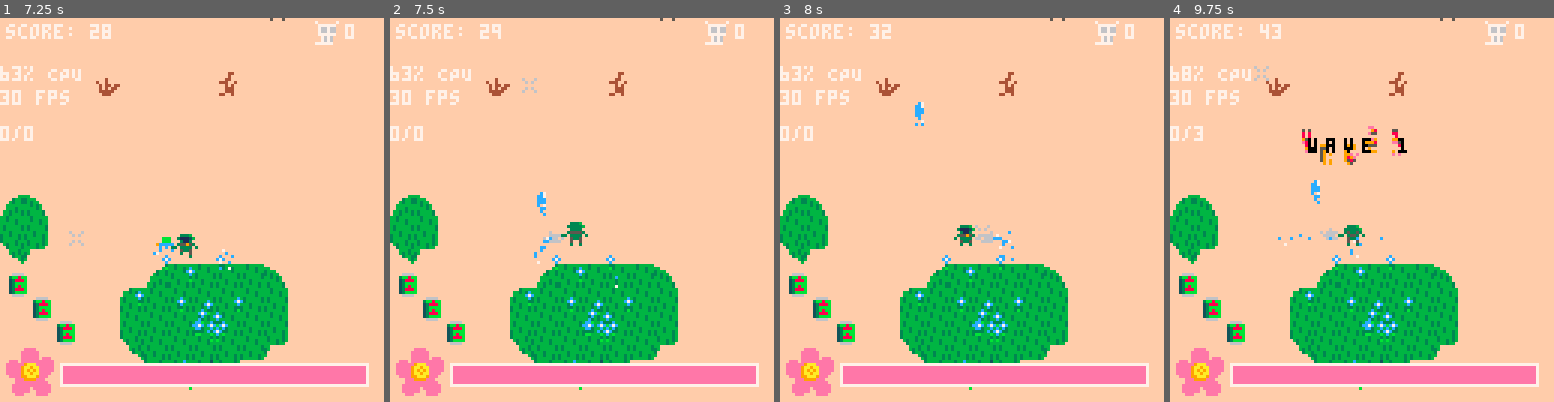
Above: before the commit, frames 1-4 (left to right).
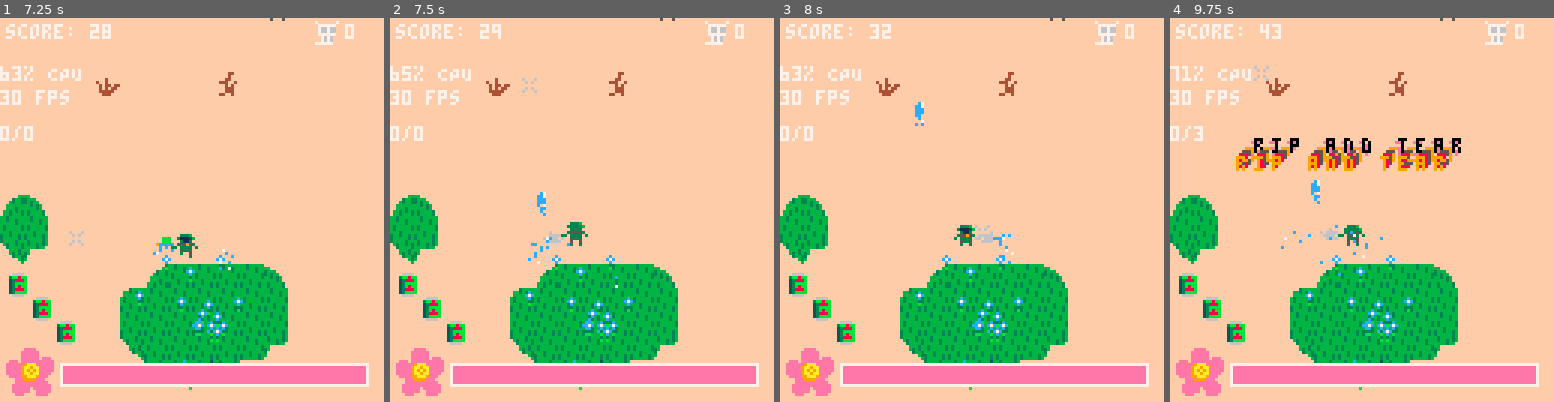
Above: after the commit, the same moments.

Repository: samboyer/ld46
Game: PICO-8 cartridge ld46.p8
The game is run twice, just before and just after one commit, with the same random seed, the same clock (stepped at 60 frames per second) and the same inputs.
Inputs (mouse positions are in pixels of both pictures, inside the frame that each line leads up to):
- Up to frame 1 (7.25 s): tap X (X key) at 0.33, 1.07, 1.85, 2.97, 4.08, 5.2, 6.32 s; click (280, 121) at 0.67 s; tap O (Z key) at 0.7, 1.7, 2.1, 2.5, 2.9, 3.3, 3.7, 4.1, 4.5, 4.9, 5.3, 5.7, 6.1, 6.5, 6.9 s; click (46, 267) at 1.22 s; hold Right 1.6-2.1 s; click (107, 114) at 1.77 s; hold Up 2.15-2.42 s; click (172, 259) at 2.32 s; hold Right 2.47-3.03 s; click (234, 106) at 2.87 s; hold Left 3.08-3.58 s; click (295, 256) at 3.42 s; hold Down 3.63-3.97 s; click (61, 102) at 3.97 s; hold Right 4.02-4.68 s; click (122, 248) at 4.52 s; hold Up 4.73-5.03 s; click (184, 94) at 5.07 s; hold Left 5.08-5.68 s; click (249, 244) at 5.62 s; hold Down 5.73-6.03 s; hold Right 6.08-6.58 s; click (311, 90) at 6.17 s; hold Right 6.63-7.13 s; click (76, 236) at 6.72 s; hold Up from 7.18 s (still down)
- Up to frame 2 (7.5 s): click (528, 83) at 7.27 s; tap O (Z key) at 7.3 s; tap X (X key) at 7.43 s; release Up at 7.45 s
- Up to frame 3 (8 s): hold Right from 7.5 s (still down); tap O (Z key) at 7.7 s; click (979, 229) at 7.82 s
- Up to frame 4 (9.75 s): release Right at 8.07 s; tap O (Z key) every 0.4 s from 8.1 to 9.7 s; hold Left 8.12-8.62 s; click (1434, 79) at 8.37 s; tap X (X key) at 8.55, 9.67 s; hold Down 8.67-9 s; click (1496, 225) at 8.92 s; hold Right 9.05-9.72 s; click (1258, 71) at 9.47 s

Frame 1 is identical in both runs. In frame 2, less than 0.1% of the frame differs, in the area x 3-47%, y 13-64%; in frame 3, 0.1%; in frame 4, 3.1%, in the area x 0-76%, y 12-68%.

Commit message:
powerup particles, restart button delay

Diff:
--- a/ld46.p8
+++ b/ld46.p8
@@ -129,12 +129,12 @@
   make_particle(axis((weapontipx - screenx)/127, _vx), axis((weapontipy - screeny)/127, _vy, 0.0003), {0, 24}, axis(), 10+rnd(5))
  end
 
-function oneshot_splash(worldx,worldy, extrafx)
+function oneshot_splash(worldx,worldy, extrafx, sprite)
   for i=0,10 do
     local _r = rnd(1)-0.5
     local _vx = 0.008 * sin(_r)
     local _vy = cos(_r) * -0.008
-    make_particle(axis((worldx - screenx)/127, _vx), axis((worldy - screeny)/127, _vy, 0.001), {0, 24}, axis(), 5+rnd(3))
+    make_particle(axis((worldx - screenx)/127, _vx), axis((worldy - screeny)/127, _vy, 0.001), {(sprite%16)*8, (sprite\16)*8,}, axis(), 5+rnd(3))
   end
   if extrafx then
     sfx(6)
@@ -312,7 +312,9 @@
     shake = 3,
     bullet_sprite = 32,
     bullet_animated = true,
-    lifetime = nil
+    lifetime = nil,
+    particles = true,
+    particle_sprite = 48,
   },
   weapon = nil,
   weapon_cooldown = 0
@@ -359,6 +361,7 @@
       bullet_sprite = 36,
       lifetime = 150,
       shake = 3,
+      particles = false
     }
   },
   {
@@ -373,7 +376,9 @@
       cooldown = 40,
       bullet_sprite = 38,
       lifetime = 150,
-      shake = 25,
+      shake = 15,
+      particles = true,
+      particle_sprite = 49,
     }
   },
   {
@@ -808,11 +813,14 @@
     flip_y = flip_y,
     damage = player.weapon.damage,
     life = bulletlife,
-    dead = false
+    dead = false,
+    particles = player.weapon.particles,
+    particle_sprite = player.weapon.particle_sprite
   })
 
   random_effect_text(shoot_texts, 0.05)
   screen_shake = player.weapon.shake
+  if(player.weapon.particles) oneshot_splash(weapontipx, weapontipy, false, player.weapon.particle_sprite)
 end
 
 function update_bullets()
@@ -825,12 +833,9 @@
       if (b.animated) b.sprite = b.sprite_base + (t%2) --32+(b.sprite-28) %8 --cycle sprite
       if b.life < 0 then
         b.dead = true
-        oneshot_splash(b.x,b.y, false)
+
+        if(b.particles) oneshot_splash(b.x,b.y, false, b.particle_sprite)
       else
-        -- if check_collisions(b.x, b.y, b.dx, b.dy, false) or check_collisions(b.x, b.y, b.dx, b.dy, true) then
-        --   b.dead = true
-        --   oneshot_splash(b.x,b.y,false)
-        -- else
           hit_enemy = nil
           for e in all(enemies) do
             if ((dead_enemy == nil) and distance_basic(b,e) < 8) then
@@ -839,7 +844,7 @@
           end
           if hit_enemy != nil then
             b.dead = true
-            oneshot_splash(b.x,b.y, true)
+        if(b.particles) oneshot_splash(b.x,b.y, true, b.particle_sprite)
 
             hit_enemy.health -= b.damage
             if hit_enemy.health <= 0 then
@@ -987,8 +992,10 @@
     screeny = min(max( screeny + max(pys-128+screenborder,0) - max(screenborder-pys,0) ,0), worldsizey-128)
   else
     if gameover then
-      if(btnp(5)) start_game(false)
-      if(btnp(4)) open_menu() --go to title screen
+      if t_die>50 then
+        if(btnp(5)) start_game(false)
+        if(btnp(4)) open_menu() --go to title screen
+      end
     else --main menu
       if btnp(5) then
         if (controlsshowing and startcountdown == nil) then
@@ -1464,14 +1471,14 @@
 0000000000000000000c0000000cc00000000000000000005656555055656555000000000000000000000000000000000000000000767600eeeeee9aaaeeeeee
 000000000000000000007000000c000000000000000000005555550055565655000000000000000000000000000000000000000000767600eeeee9aa9aaeeeee
 000000000000000000c0c0000000c00000000000000000005555500055555555000000000000000000000000000000000000000077777700eeeee9a9a9aeeeee
-cc7ccc7c00000000000000000000000000000000000000000000000000000000000000000000000000000000000000000000000000000000eeeee9aa9aaeeee0
-c7cc7cc7000000000000000000000000000000000000000000000000000000000000000000000000000000000000000000000000000000000eeee99aaa9eee00
-cc7cc7cc00000000000000000000000000000000000000000000000000000000000000000000000000000000000000000000000000000000000eee9999eee000
-cc7ccccc00000000000000000000000000000000000000000000000000000000000000000000000000000000000000000000000000000000000eeeeeeeeeee00
-111c11c10000000000000000000000000000000000000000000000000000000000000000000000000000000000000000000000000000000000eeeeeeeeeeeee0
-1c1111c10000000000000000000000000000000000000000000000000000000000000000000000000000000000000000000000000000000000eeeeee0eeeeee0
-111c1c110000000000000000000000000000000000000000000000000000000000000000000000000000000000000000000000000000000000eeeeee00eeeee0
-11c111c100000000000000000000000000000000000000000000000000000000000000000000000000000000000000000000000000000000000eee0000eeee00
+cc7ccc7caa999898000000000000000000000000000000000000000000000000000000000000000000000000000000000000000000000000eeeee9aa9aaeeee0
+c7cc7cc7898555550000000000000000000000000000000000000000000000000000000000000000000000000000000000000000000000000eeee99aaa9eee00
+cc7cc7cc55555555000000000000000000000000000000000000000000000000000000000000000000000000000000000000000000000000000eee9999eee000
+cc7ccccc88988888000000000000000000000000000000000000000000000000000000000000000000000000000000000000000000000000000eeeeeeeeeee00
+111c11c15558558500000000000000000000000000000000000000000000000000000000000000000000000000000000000000000000000000eeeeeeeeeeeee0
+1c1111c15855558500000000000000000000000000000000000000000000000000000000000000000000000000000000000000000000000000eeeeee0eeeeee0
+111c1c115558585500000000000000000000000000000000000000000000000000000000000000000000000000000000000000000000000000eeeeee00eeeee0
+11c111c155855585000000000000000000000000000000000000000000000000000000000000000000000000000000000000000000000000000eee0000eeee00
 0000000000000000eeeeeeee00000000000000000000000000000000000055000066660000000000000000000000000000000000000000000000000000000000
 000000000000bbb0eeeeeeee000000000000000000000000000000000000555003bb8bb000000000000000000000000000000000000000000000000000000000
 000000000000bbb0eeeeeeee0000600000000000000000000000666660000555023888b000000000000000000000000000000000000000000000000000000000
